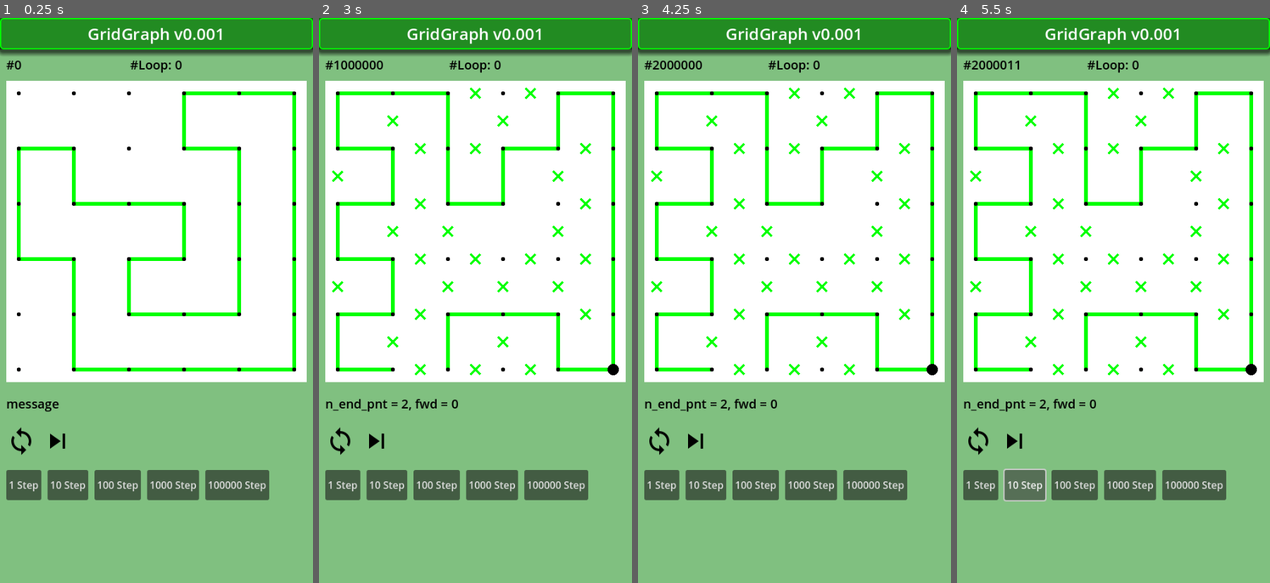
Above: before the commit, frames 1-4 (left to right).
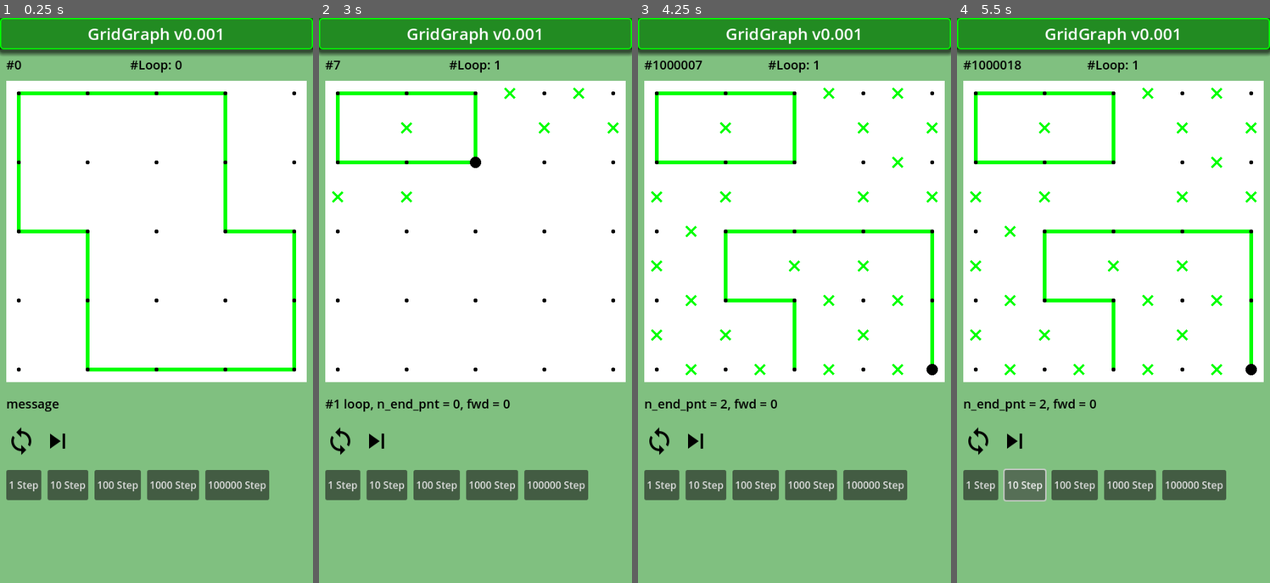
Above: after the commit, the same moments.

Repository: vivisuke/GridGraph
Game: Godot game, scene res://main.tscn
Same seed, same stepped clock (60 frames per second), same inputs: the game is played once before the commit and once after it.
Inputs (mouse positions are in pixels of both pictures, inside the frame that each line leads up to):
- Up to frame 1 (0.25 s): no input
- Up to frame 2 (3 s): click (340, 441) at 0.5 s; click (340, 441) at 1.25 s; click (340, 441) at 2 s; click (375, 441) at 2.75 s
- Up to frame 3 (4.25 s): click (694, 441) at 3.5 s
- Up to frame 4 (5.5 s): click "1 Step" at 4.25 s; click "10 Step" at 5 s

The runs differ from the first frame. In frame 1, 4.5% of the frame differs, in the area x 5-95%, y 13-63%; in frame 2, 6.4%; in frame 3, 6.8%, in the area x 4-96%, y 7-64%; in frame 4, 6.8%.

Commit message:
0059 ◎ C 03/27 03/27 0.001│問題│右上に００が縦に並ぶ場合がある

Diff:
--- a/GridGraph/scripts/Board.gd
+++ b/GridGraph/scripts/Board.gd
@@ -506,8 +506,8 @@
 	elif dir == MOVE_DOWN:
 		move_edge_down(ix)
 func is_there_00() -> bool:			# ０が縦 or 横に並んでいるか？
-	for y in range(N_VERT-1):
-		for x in range(N_HORZ-1):
+	for y in range(N_VERT):
+		for x in range(N_HORZ):
 			var ix = xyToIX(x, y)
 			if lnk_count[ix] == 0 && (lnk_count[ix+1] == 0 || lnk_count[ix+ARY_WIDTH] == 0):
 				return true
--- a/GridGraph/scripts/main.gd
+++ b/GridGraph/scripts/main.gd
@@ -21,8 +21,9 @@
 	$Board/Grid.h_link = bd.h_link
 	$Board/Grid.v_link = bd.v_link
 	if true:
-		set_board_size(5)
+		set_board_size(4)
 		bd.gen_proper_loop()
+		bd.print_count()
 	if false:
 		set_board_size(5)
 		#bd.make_h_link(xyToIX(1,2))
@@ -148,6 +149,7 @@
 		elif event.as_text() == "Right":
 			bd.gen_proper_loop()
 			$Board/Grid.queue_redraw()
+			bd.print_count()
 	#	_on_step_1_button_pressed()
 	pass
 func print_dir_ix(lst):
Not shown, changed: GridGraph.spr
